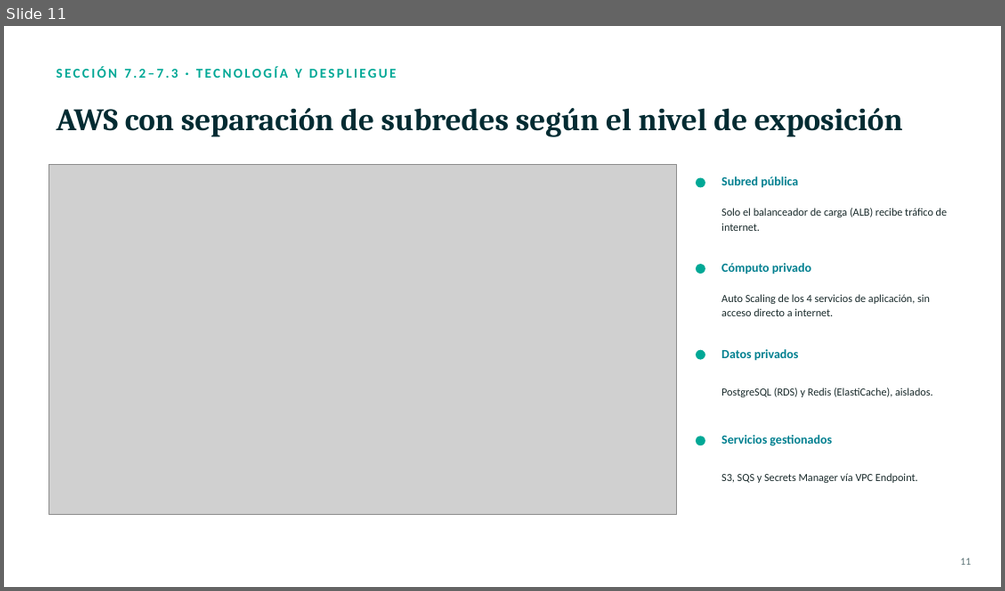
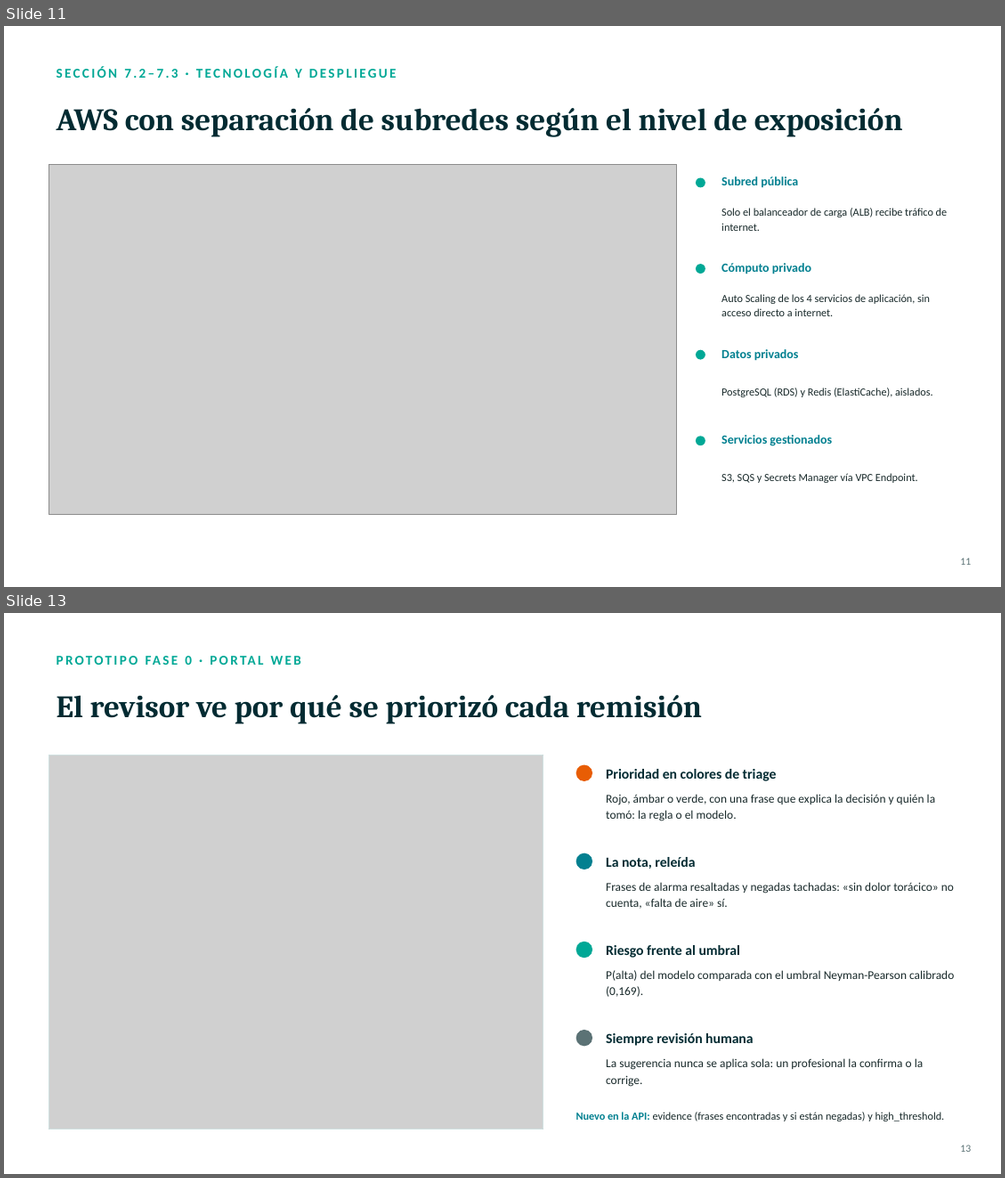
Before and after one commit to Carlos-Avellaneda-2/priomed-docs, a slide deck: presentation/PrioMed_Presentacion.pptx. Shown one above the other, each under a label of ours: slide 11 before the commit, slides 11 and 13 after it; the slides between them are not shown. The pictures are 1005x591 and 1005x1178 pixels, drawn with LibreOffice and Linux fonts; fonts in the diff are those of the drawing; grey boxes stand for pictures. Boxes give left, top, right and bottom in pixels: in the first picture for what was removed or moved away, otherwise in the second. Text is boxed around its words. In the diff, an @@ line names an element or a change of style, - is before the commit and + after.

Commit message:
Actualizar la presentación y el guion con el prototipo desplegado
- Tres diapositivas nuevas: arquitectura desplegada en EC2, portal web
  con la nota releída y resultados de sensibilidad sobre datos sintéticos
- Fase 0 marcada como desplegada y próximos pasos actualizados
- Numeración automática de diapositivas
- Guion reescrito para exponer todo el proyecto (17 diapositivas, unos
  14 minutos), con demostración opcional y preguntas probables; el build
  lo copia como notas del orador

```diff
--- a/presentation/PrioMed_Presentacion.pptx
+++ b/presentation/PrioMed_Presentacion.pptx
@@ slide 13 added at (x1=4, y1=613, x2=1001, y2=1174), background #FFFFFF @@
@@ text added at (x1=185, y1=656, x2=192, y2=665), 13 pt, text #00A896, bold @@
+PROTOTIPO FASE 0 · PORTAL WEB
@@ text added at (x1=57, y1=695, x2=702, y2=724), 30 pt, text #032B32, bold @@
+El revisor ve por qué se priorizó cada remisión
@@ picture added at (x1=48, y1=755, x2=543, y2=1129) @@
@@ rectangle added at (x1=48, y1=755, x2=543, y2=1129), outline #CFE0E0 1 pt @@
@@ ellipse added at (x1=576, y1=765, x2=592, y2=781), fill #E85D04 @@
@@ text added at (x1=606, y1=769, x2=777, y2=781), 13.5 pt, text #032B32, bold @@
+Prioridad en colores de triage
@@ text added at (x1=606, y1=794, x2=936, y2=821), 11.5 pt, text #18292A @@
+Rojo, ámbar o verde, con una frase que explica la decisión y quién la tomó: la regla o el modelo.
@@ ellipse added at (x1=576, y1=853, x2=592, y2=869), fill #028090 @@
@@ text added at (x1=606, y1=857, x2=695, y2=868), 13.5 pt, text #032B32, bold @@
+La nota, releída
@@ text added at (x1=606, y1=882, x2=954, y2=908), 11.5 pt, text #18292A @@
+Frases de alarma resaltadas y negadas tachadas: «sin dolor torácico» no cuenta, «falta de aire» sí.
@@ ellipse added at (x1=576, y1=941, x2=592, y2=957), fill #00A896 @@
@@ text added at (x1=606, y1=945, x2=740, y2=957), 13.5 pt, text #032B32, bold @@
+Riesgo frente al umbral
@@ text added at (x1=606, y1=970, x2=954, y2=997), 11.5 pt, text #18292A @@
+P(alta) del modelo comparada con el umbral Neyman-Pearson calibrado (0,169).
@@ ellipse added at (x1=576, y1=1030, x2=592, y2=1046), fill #5B7275 @@
@@ text added at (x1=606, y1=1033, x2=752, y2=1046), 13.5 pt, text #032B32, bold @@
+Siempre revisión humana
@@ text added at (x1=606, y1=1058, x2=923, y2=1086), 11.5 pt, text #18292A @@
+La sugerencia nunca se aplica sola: un profesional la confirma o la corrige.
@@ text added at (x1=576, y1=1111, x2=945, y2=1121), 10.5 pt, text #18292A @@
+Nuevo en la API: evidence (frases encontradas y si están negadas) y high_threshold.
@@ text added at (x1=960, y1=1144, x2=971, y2=1151), 10 pt, text #5B7275 @@
+13
```
Also in this commit, not shown: 3 slides changed, 2 other slides added, 4 other files.
